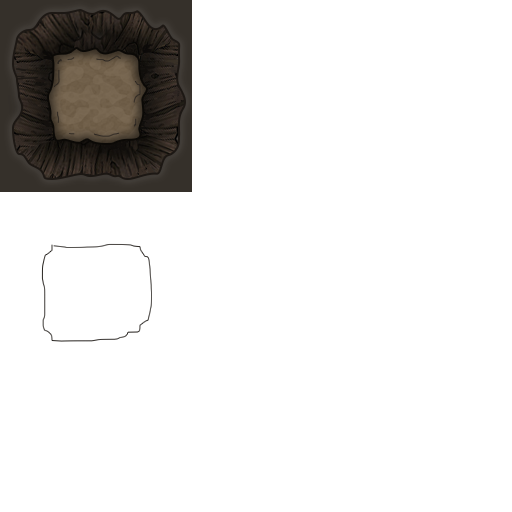
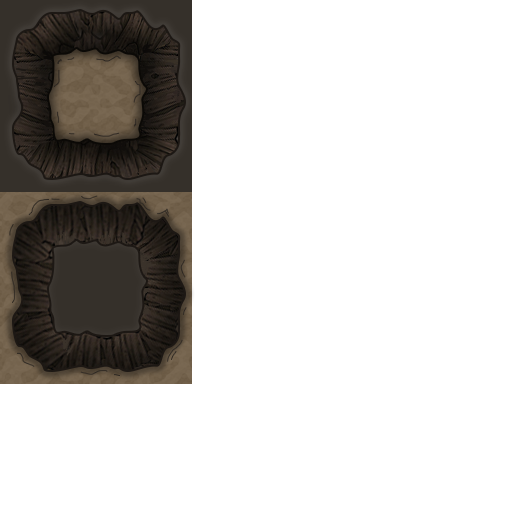
Layers edited between the first and the second w=512, h=512 image:
hid "Layer 13" over [41,243,152,342]
added group "InsideGround copy" with 17 layers above "InsideGround" over [0,192,195,384]
added layer "Rectangle 3" in group "InsideGround copy" over [64,256,128,320]
added layer "Layer 16" in group "InsideGround copy" over [9,195,187,377]
added layer "Shape 1 copy 2" in group "InsideGround copy" over [47,239,148,337]
added layer "Layer 17" in group "InsideGround copy" over [54,230,156,356]
added layer "Layer 15 copy 9" in group "InsideGround copy" over [77,192,157,248]
added layer "Layer 15 copy 8" in group "InsideGround copy" over [32,192,112,251]
added layer "Layer 15 copy 7" in group "InsideGround copy" over [1,192,73,264]
added layer "Layer 15 copy 6" in group "InsideGround copy" over [2,240,63,320]
added layer "Layer 15 copy 5" in group "InsideGround copy" over [0,300,73,377]
added layer "Layer 15 copy 4" in group "InsideGround copy" over [29,322,108,384]
added layer "Layer 15 copy 3" in group "InsideGround copy" over [77,328,155,384]
added layer "Layer 15 copy 2" in group "InsideGround copy" over [121,301,187,381]
added layer "Layer 15 copy" in group "InsideGround copy" over [137,250,195,328]
added layer "Layer 15" in group "InsideGround copy" over [115,198,192,273]
added layer "Layer 14" in group "InsideGround copy" over [64,196,138,256]
added layer "Shape 1 copy" (1st of 2, in "InsideGround copy") in group "InsideGround copy" over [12,201,186,372]
added layer "Rectangle 2" (1st of 2, in "InsideGround copy") in group "InsideGround copy" over [0,192,192,384]
